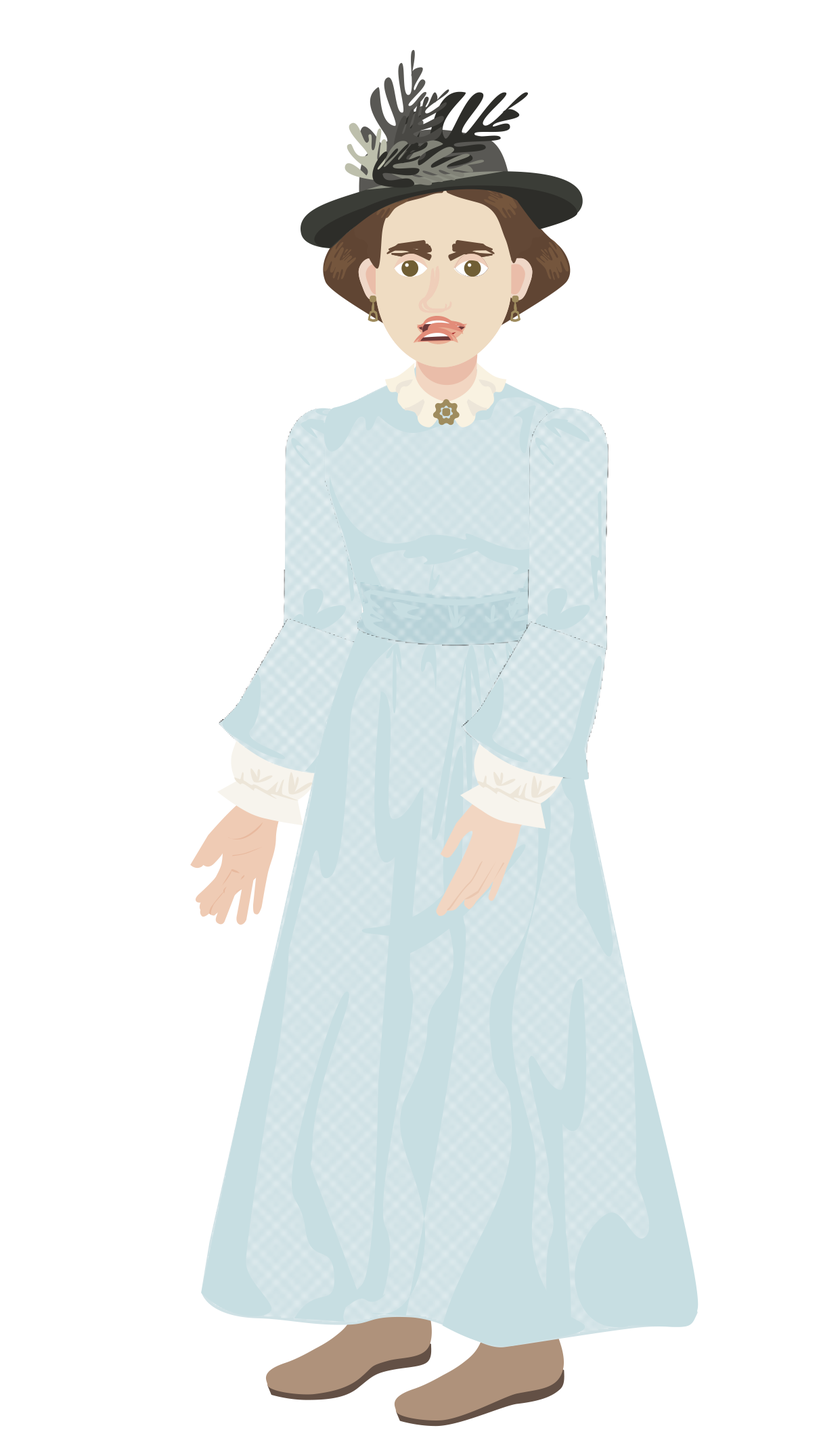
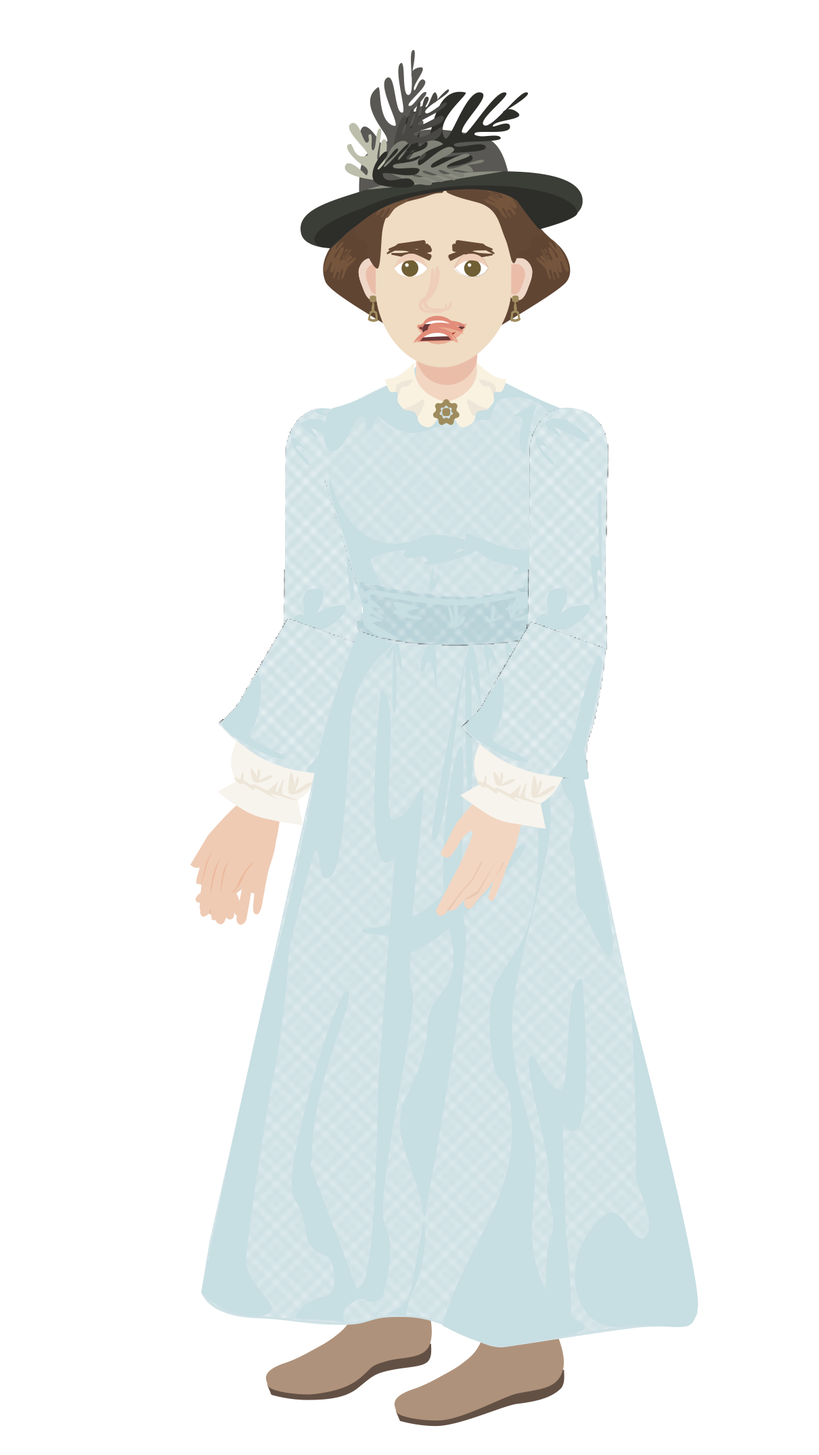
Before/after of a 819x1455 layered artwork. What changed in the layer stack:
added layer "Back_Hand_04" above "Back_Hand_03" over (x1=195, y1=821, x2=280, y2=921)
added layer "Back_Hand_03" above "Back_Hand_extended" over (x1=208, y1=821, x2=280, y2=921)
